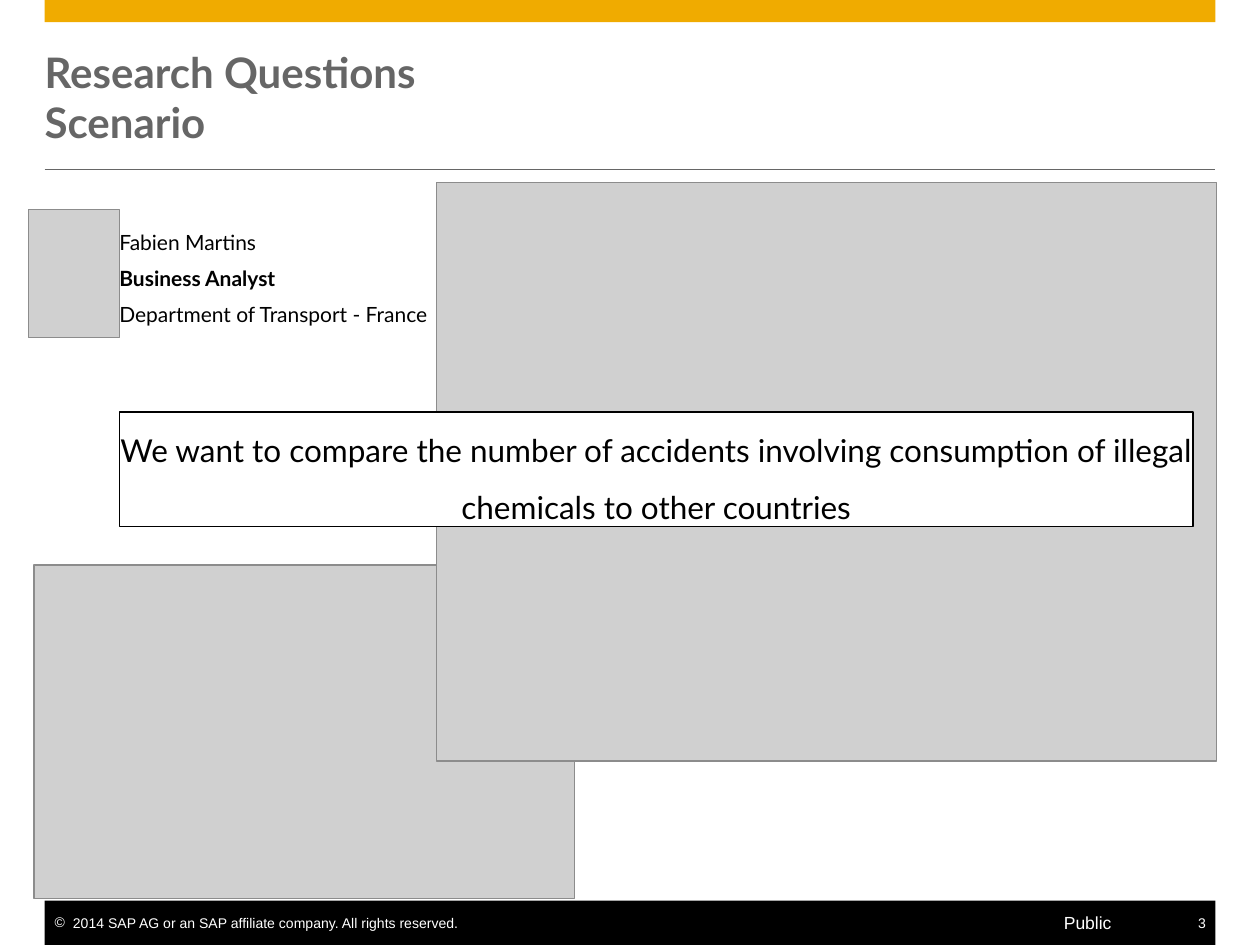
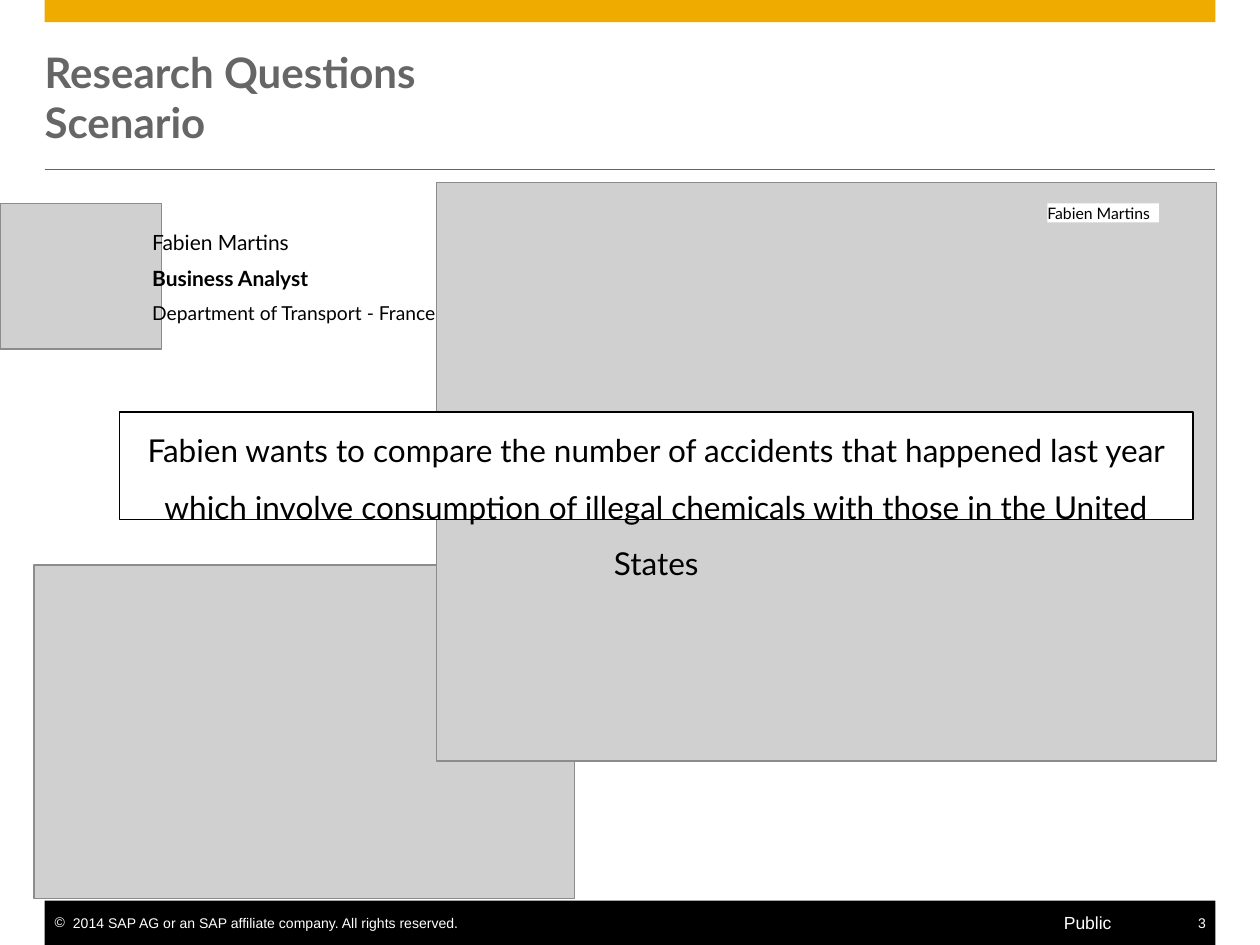
Before and after one commit to S-c-H-i-Z-o/PhD, a slide deck: slide 3 of Progress Reports CIFRE & Workplans/PhD Interim Report/presentation/Self-Service Data Provisioning through Semantic Enrichment of Data - Updated.pptx. Drawn at 1260x945 pixels with LibreOffice and Linux fonts; fonts in the diff are those of the drawing; grey boxes stand for pictures. Boxes give left, top, right and bottom in pixels: in the first picture for what was removed or moved away, otherwise in the second. Text is boxed around its words. In the diff, an @@ line names an element or a change of style, - is before the commit and + after.

```diff
--- a/Progress Reports CIFRE & Workplans/PhD Interim Report/presentation/Self-Service Data Provisioning through Semantic Enrichment of Data - Updated.pptx
+++ b/Progress Reports CIFRE & Workplans/PhD Interim Report/presentation/Self-Service Data Provisioning through Semantic Enrichment of Data - Updated.pptx
@@ picture added at <box>0,203,161,349</box> @@
@@ picture removed at <box>28,209,118,338</box> @@
@@ rectangle added at <box>1047,203,1159,222</box>, fill #FFFFFF, 9 pt, text #000000 @@
+Fabien Martins
@@ text "Fabien Martins": place and size @@
-text "Fabien Martins" at <box>119,232,427,326</box>
+text "Fabien Martins" at <box>152,232,436,324</box>
@@ text at <box>152,303,436,324</box>: size 12 to 11 pt in "Department of Transport - France" @@
@@ rectangle "Fabien wants to compare the ...": place and size @@
-rectangle "Fabien wants to compare the ..." at <box>120,412,1193,527</box>
+rectangle "Fabien wants to compare the ..." at <box>120,412,1193,519</box>
@@ text in rectangle at <box>148,438,1165,525</box>: text changed @@
-We want to compare the number of accidents involving consumption of illegal chemicals to other countries
+Fabien wants to compare the number of accidents that happened last year which involve consumption of illegal chemicals with those in the United States
```
Also in this commit, not shown: 4 other slides changed, 2 slides added, 2 other files.
